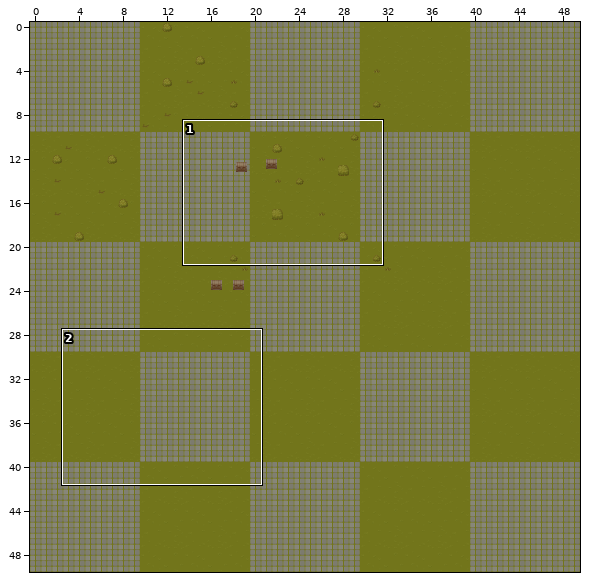
Level history. Tiled map: PixiJS/assets/tilemaps/TreasureHunter2D.tmx. The first picture is a wide view before the edit; the outline marks the close-up.
Close-up. The starting point:
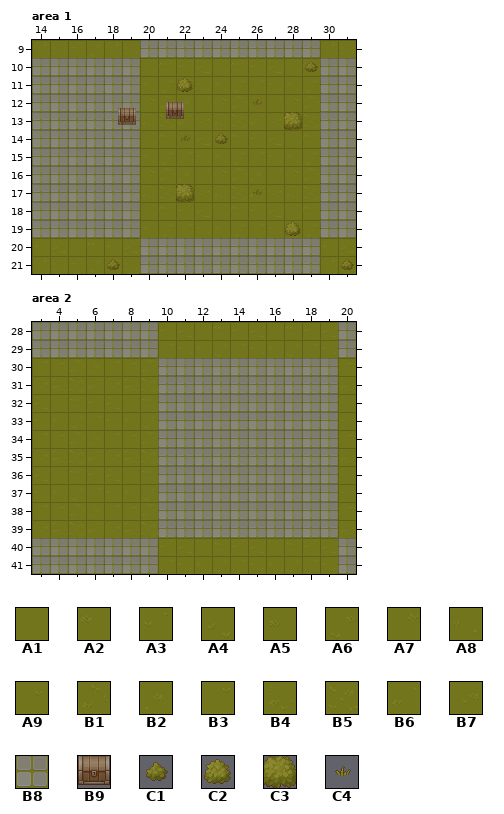
Cells are 32x32 px. Shown: area 1 x 14..31, y 9..21; area 2 x 3..20, y 28..41. The commit also changed other parts of the map, which this record leaves out.
Key: from "GrassTileset": A1 0, A2 1, A3 2, A4 3, A5 8, A6 9, A7 10, A8 11, A9 16, B1 17, B2 18, B3 19, B4 24, B5 25, B6 26, B7 27, B8 32; from "ObjectsTileset": B9 19; from "PlantsTileset": C1 97, C2 99, C3 107, C4 193.
__ is an empty cell, ## one hidden under a higher layer.
Objects are placed by their top-left corner, in cells (3,4 is the top-left corner of cell 3,4); size is 1x1 cell unless given.
Layers that did not change in this view are not listed.
Layer "GroundLayer" before, area 1, first column x 14:
 9 A7 A8 A5 A6 A7 A8 B8 B8 B8 B8 B8 B8 B8 B8 B8 B8 A7 A8
10 B8 B8 B8 B8 B8 B8 A1 A2 A3 A4 A1 A2 A3 A4 A1 A2 B8 B8
11 B8 B8 B8 B8 B8 B8 A5 A6 A7 A8 A5 A6 A7 A8 A5 A6 B8 B8
12 B8 B8 B8 B8 B8 B8 A9 B1 B2 B3 A9 B1 B2 B3 A9 B1 B8 B8
13 B8 B8 B8 B8 B8 B8 B4 B5 B6 B7 B4 B5 B6 B7 B4 B5 B8 B8
14 B8 B8 B8 B8 B8 B8 A1 A2 A3 A4 A1 A2 A3 A4 A1 A2 B8 B8
15 B8 B8 B8 B8 B8 B8 A5 A6 A7 A8 A5 A6 A7 A8 A5 A6 B8 B8
16 B8 B8 B8 B8 B8 B8 A9 B1 B2 B3 A9 B1 B2 B3 A9 B1 B8 B8
17 B8 B8 B8 B8 B8 B8 B4 B5 B6 B7 B4 B5 B6 B7 B4 B5 B8 B8
18 B8 B8 B8 B8 B8 B8 A1 A2 A3 A4 A1 A2 A3 A4 A1 A2 B8 B8
19 B8 B8 B8 B8 B8 B8 A5 A6 A7 A8 A5 A6 A7 A8 A5 A6 B8 B8
20 A3 A4 A1 A2 A3 A4 B8 B8 B8 B8 B8 B8 B8 B8 B8 B8 A3 A4
21 A7 A8 A5 A6 A7 A8 B8 B8 B8 B8 B8 B8 B8 B8 B8 B8 A7 A8
Layer "PlantLayer" before, area 1, first column x 14:
 9 __ __ __ __ __ __ __ __ __ __ __ __ __ __ __ __ __ __
10 __ __ __ __ __ __ __ __ __ __ __ __ __ __ __ C1 __ __
11 __ __ __ __ __ __ __ __ C2 __ __ __ __ __ __ __ __ __
12 __ __ __ __ __ __ __ __ __ __ __ __ C4 __ __ __ __ __
13 __ __ __ __ __ __ __ __ __ __ __ __ __ __ C3 __ __ __
14 __ __ __ __ __ __ __ __ C4 __ C1 __ __ __ __ __ __ __
15 __ __ __ __ __ __ __ __ __ __ __ __ __ __ __ __ __ __
16 __ __ __ __ __ __ __ __ __ __ __ __ __ __ __ __ __ __
17 __ __ __ __ __ __ __ __ C3 __ __ __ C4 __ __ __ __ __
18 __ __ __ __ __ __ __ __ __ __ __ __ __ __ __ __ __ __
19 __ __ __ __ __ __ __ __ __ __ __ __ __ __ C2 __ __ __
20 __ __ __ __ __ __ __ __ __ __ __ __ __ __ __ __ __ __
21 __ __ __ __ C1 __ __ __ __ __ __ __ __ __ __ __ __ C1
Objects on layer "ObjectLayer" before, area 1:
B9 "ChestSuperObject" at 21.5,12.4
B9 "ChestSuperObject" at 18.8,12.8
Layer "GroundLayer" before, area 2, first column x 3:
28 B8 B8 B8 B8 B8 B8 B8 A3 A4 A1 A2 A3 A4 A1 A2 A3 A4 B8
29 B8 B8 B8 B8 B8 B8 B8 A7 A8 A5 A6 A7 A8 A5 A6 A7 A8 B8
30 B3 A9 B1 B2 B3 A9 B1 B8 B8 B8 B8 B8 B8 B8 B8 B8 B8 A9
31 B7 B4 B5 B6 B7 B4 B5 B8 B8 B8 B8 B8 B8 B8 B8 B8 B8 B4
32 A4 A1 A2 A3 A4 A1 A2 B8 B8 B8 B8 B8 B8 B8 B8 B8 B8 A1
33 A8 A5 A6 A7 A8 A5 A6 B8 B8 B8 B8 B8 B8 B8 B8 B8 B8 A5
34 B3 A9 B1 B2 B3 A9 B1 B8 B8 B8 B8 B8 B8 B8 B8 B8 B8 A9
35 B7 B4 B5 B6 B7 B4 B5 B8 B8 B8 B8 B8 B8 B8 B8 B8 B8 B4
36 A4 A1 A2 A3 A4 A1 A2 B8 B8 B8 B8 B8 B8 B8 B8 B8 B8 A1
37 A8 A5 A6 A7 A8 A5 A6 B8 B8 B8 B8 B8 B8 B8 B8 B8 B8 A5
38 B3 A9 B1 B2 B3 A9 B1 B8 B8 B8 B8 B8 B8 B8 B8 B8 B8 A9
39 B7 B4 B5 B6 B7 B4 B5 B8 B8 B8 B8 B8 B8 B8 B8 B8 B8 B4
40 B8 B8 B8 B8 B8 B8 B8 A3 A4 A1 A2 A3 A4 A1 A2 A3 A4 B8
41 B8 B8 B8 B8 B8 B8 B8 A7 A8 A5 A6 A7 A8 A5 A6 A7 A8 B8
New version:
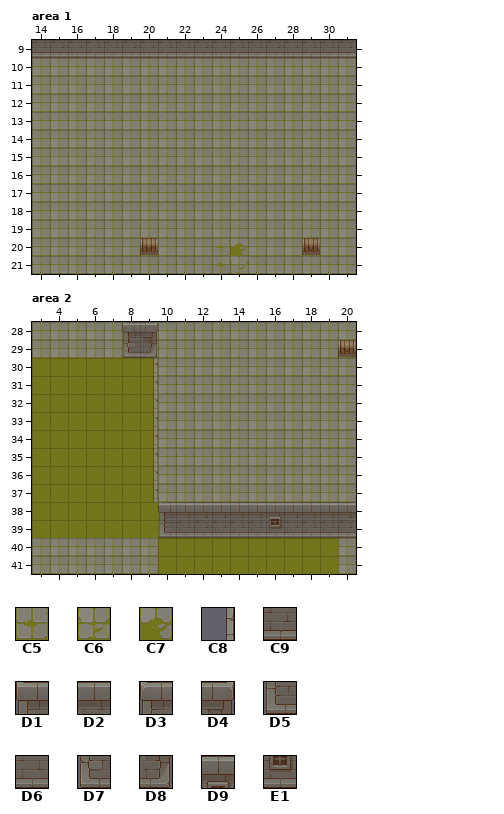
Further tiles: from "GrassTileset": C5 40, C6 41, C7 57; from "WallTileset": C8 26, C9 38, D1 49, D2 50, D3 60, D4 61, D5 65, D6 66, D7 76, D8 77, D9 102, E1 118.
Tiles of an added or newly shown layer are drawn over the layers below it.
From old to new:
{"where": "layer \"GroundLayer\", area 1"}
{"y":10,"x":20,"old":"A1 A2 A3 A4 A1 A2 A3 A4 A1 A2","new":"B8 B8 B8 B8 B8 B8 B8 B8 B8 B8"}
{"y":11,"x":20,"old":"A5 A6 A7 A8 A5 A6 A7 A8 A5 A6","new":"B8 B8 B8 B8 B8 B8 B8 B8 B8 B8"}
{"y":12,"x":20,"old":"A9 B1 B2 B3 A9 B1 B2 B3 A9 B1","new":"B8 B8 B8 B8 B8 B8 B8 B8 B8 B8"}
{"y":13,"x":20,"old":"B4 B5 B6 B7 B4 B5 B6 B7 B4 B5","new":"B8 B8 B8 B8 B8 B8 B8 B8 B8 B8"}
{"y":14,"x":20,"old":"A1 A2 A3 A4 A1 A2 A3 A4 A1 A2","new":"B8 B8 B8 B8 B8 B8 B8 B8 B8 B8"}
{"y":15,"x":20,"old":"A5 A6 A7 A8 A5 A6 A7 A8 A5 A6","new":"B8 B8 B8 B8 B8 B8 B8 B8 B8 B8"}
{"y":16,"x":20,"old":"A9 B1 B2 B3 A9 B1 B2 B3 A9 B1","new":"B8 B8 B8 B8 B8 B8 B8 B8 B8 B8"}
{"y":17,"x":20,"old":"B4 B5 B6 B7 B4 B5 B6 B7 B4 B5","new":"B8 B8 B8 B8 B8 B8 B8 B8 B8 B8"}
{"y":18,"x":20,"old":"A1 A2 A3 A4 A1 A2 A3 A4 A1 A2","new":"B8 B8 B8 B8 B8 B8 B8 B8 B8 B8"}
{"y":19,"x":20,"old":"A5 A6 A7 A8 A5 A6 A7 A8 A5 A6","new":"B8 B8 B8 B8 B8 B8 B8 B8 B8 B8"}
{"y":20,"x":14,"old":"A3 A4 A1 A2 A3 A4","new":"B8 B8 B8 B8 B8 B8"}
{"y":20,"x":24,"old":"B8 B8","new":"C5 C7"}
{"y":20,"x":30,"old":"A3 A4","new":"B8 B8"}
{"y":21,"x":14,"old":"A7 A8 A5 A6 A7 A8","new":"B8 B8 B8 B8 B8 B8"}
{"y":21,"x":24,"old":"B8 B8","new":"C5 C6"}
{"y":21,"x":30,"old":"A7 A8","new":"B8 B8"}
{"where": "layer \"PlantLayer\", area 1"}
{"y":10,"x":29,"old":"C1","new":"__"}
{"y":11,"x":22,"old":"C2","new":"__"}
{"y":12,"x":26,"old":"C4","new":"__"}
{"y":13,"x":28,"old":"C3","new":"__"}
{"y":14,"x":22,"old":"C4","new":"__"}
{"y":14,"x":24,"old":"C1","new":"__"}
{"y":17,"x":22,"old":"C3","new":"__"}
{"y":17,"x":26,"old":"C4","new":"__"}
{"y":19,"x":28,"old":"C2","new":"__"}
{"y":21,"x":18,"old":"C1","new":"__"}
{"y":21,"x":31,"old":"C1","new":"__"}
{"where": "layer \"ObjectLayer\", area 1"}
{"now": "B9 at 20,20"}
{"now": "B9 at 29,20"}
{"was": "B9 \"ChestSuperObject\" at 21.5,12.4"}
{"was": "B9 \"ChestSuperObject\" at 18.8,12.8"}
{"where": "layer \"Walls\" (added), area 1"}
{"y":9,"x":14,"old":"__ __ __ __ __ __ __ __ __ __ __ __ __ __ __ __ __ __","new":"C9 C9 C9 C9 C9 C9 C9 C9 C9 C9 C9 C9 C9 C9 C9 C9 C9 C9"}
{"where": "layer \"GroundLayer\", area 2"}
{"y":28,"x":10,"old":"A3 A4 A1 A2 A3 A4 A1 A2 A3 A4","new":"B8 B8 B8 B8 B8 B8 B8 B8 B8 B8"}
{"y":29,"x":10,"old":"A7 A8 A5 A6 A7 A8 A5 A6 A7 A8","new":"B8 B8 B8 B8 B8 B8 B8 B8 B8 B8"}
{"y":30,"x":20,"old":"A9","new":"B8"}
{"y":31,"x":20,"old":"B4","new":"B8"}
{"y":32,"x":20,"old":"A1","new":"B8"}
{"y":33,"x":20,"old":"A5","new":"B8"}
{"y":34,"x":20,"old":"A9","new":"B8"}
{"y":35,"x":20,"old":"B4","new":"B8"}
{"y":36,"x":20,"old":"A1","new":"B8"}
{"y":37,"x":20,"old":"A5","new":"B8"}
{"y":38,"x":20,"old":"A9","new":"B8"}
{"y":39,"x":20,"old":"B4","new":"##"}
{"where": "layer \"ObjectLayer\", area 2"}
{"now": "B9 at 20,29"}
{"where": "layer \"Walls\" (added), area 2"}
{"y":28,"x":8,"old":"__ __","new":"D3 D4"}
{"y":29,"x":8,"old":"__ __","new":"D7 D8"}
{"y":30,"x":9,"old":"__","new":"C8"}
{"y":31,"x":9,"old":"__","new":"C8"}
{"y":32,"x":9,"old":"__","new":"C8"}
{"y":33,"x":9,"old":"__","new":"C8"}
{"y":34,"x":9,"old":"__","new":"C8"}
{"y":35,"x":9,"old":"__","new":"C8"}
{"y":36,"x":9,"old":"__","new":"C8"}
{"y":37,"x":9,"old":"__","new":"C8"}
{"y":38,"x":10,"old":"__ __ __ __ __ __ __ __ __ __ __","new":"D1 D2 D2 D2 D2 D2 D9 D2 D2 D2 D2"}
{"y":39,"x":10,"old":"__ __ __ __ __ __ __ __ __ __ __","new":"D5 D6 D6 D6 D6 D6 E1 D6 D6 D6 D6"}
